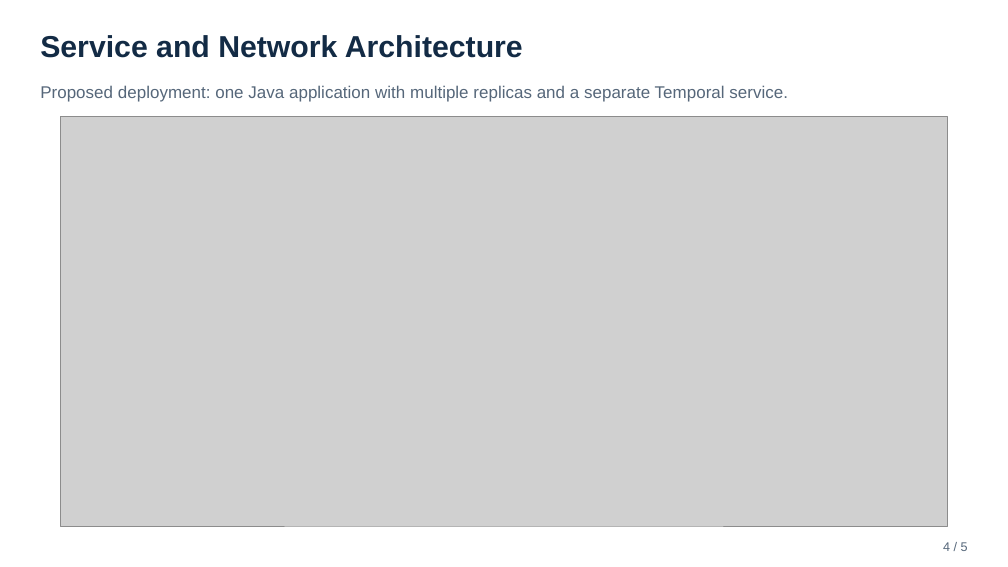
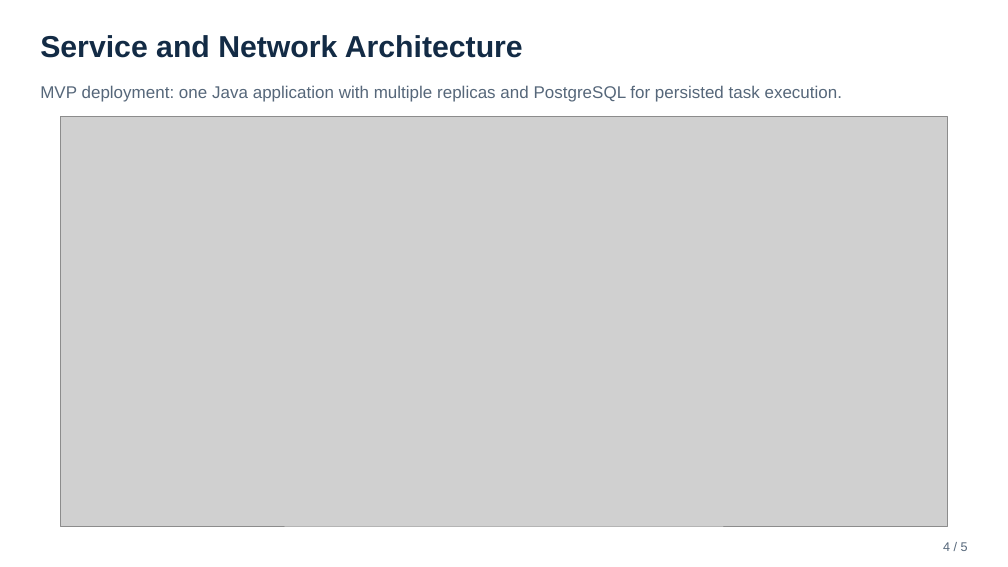
Before and after one commit to realAaronWu/aam, a slide deck: slide 4 of docs/presentations/aam-project-overview-mvp.pptx. Drawn at 1008x567 pixels with LibreOffice and Linux fonts; fonts in the diff are those of the drawing; grey boxes stand for pictures. Boxes give left, top, right and bottom in pixels: in the first picture for what was removed or moved away, otherwise in the second. Text is boxed around its words. In the diff, an @@ line names an element or a change of style, - is before the commit and + after.

Commit message:
docs: simplify Workbuddy MVP task execution without Temporal

```diff
--- a/docs/presentations/aam-project-overview-mvp.pptx
+++ b/docs/presentations/aam-project-overview-mvp.pptx
@@ text at bbox=[40, 85, 843, 102]: text changed @@
-Proposed deployment: one Java application with multiple replicas and a separate Temporal service.
+MVP deployment: one Java application with multiple replicas and PostgreSQL for persisted task execution.
```
Also in this commit, not shown: 1 other slide changed, 3 other files.
